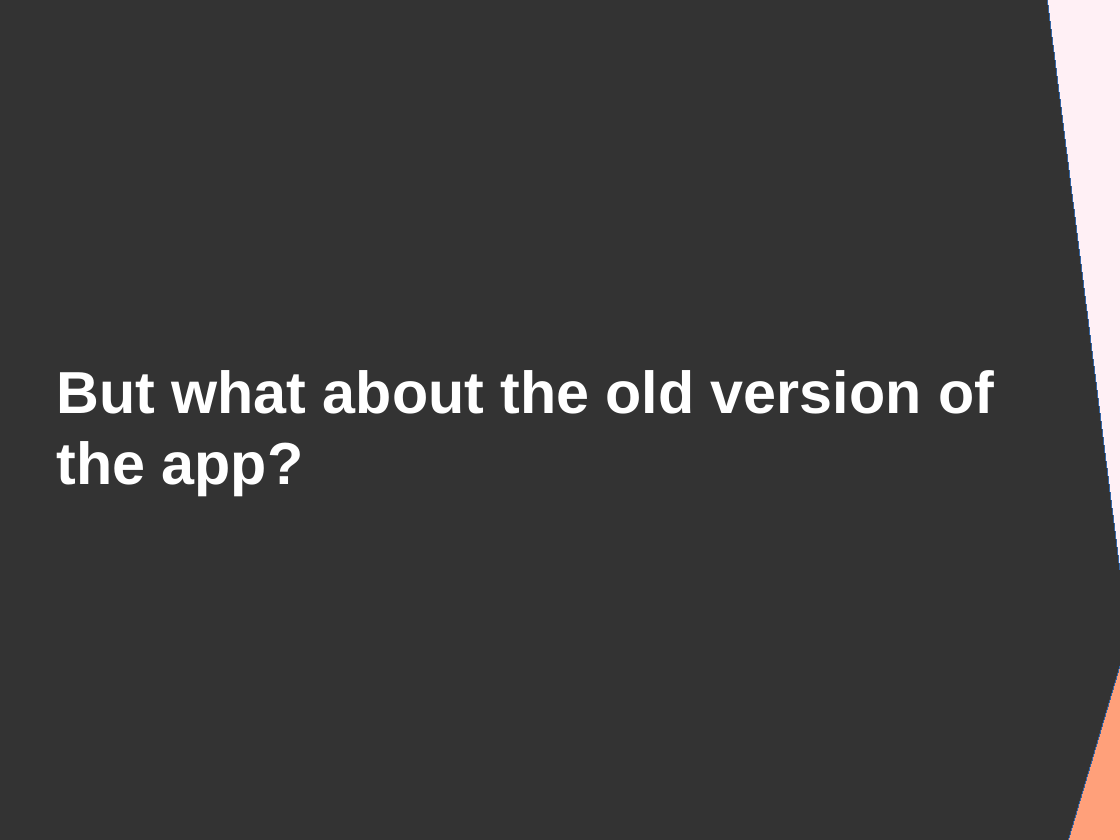
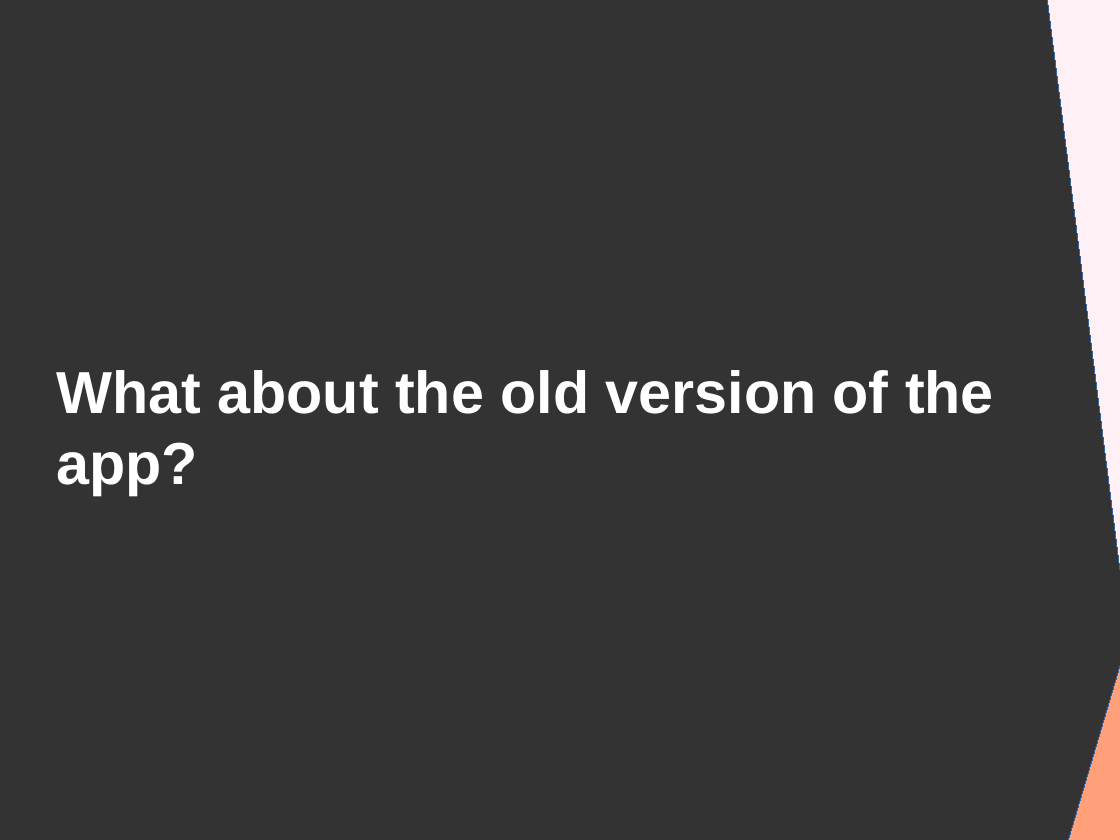
Before and after one commit to DanYellow/presentations, a slide deck: slide 25 of graphql/presentation.odp (slide 23 before the commit). Drawn at 1120x840 pixels with LibreOffice and Linux fonts; fonts in the diff are those of the drawing. Boxes give left, top, right and bottom in pixels: in the first picture for what was removed or moved away, otherwise in the second. Text is boxed around its words. In the diff, an @@ line names an element or a change of style, - is before the commit and + after.

```diff
--- a/graphql/presentation.odp
+++ b/graphql/presentation.odp
@@ title at bbox=[56, 370, 994, 495]: text changed @@
-But what about the old version of the app?
+What about the old version of the app?
```
Also in this commit, not shown: 4 other slides changed, 3 slides added, 4 other files.
